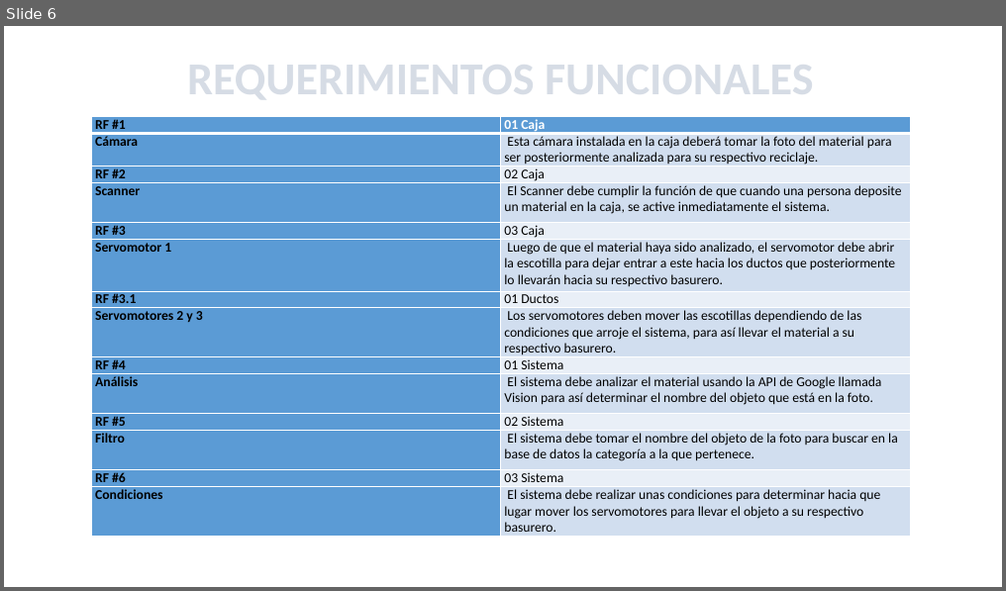
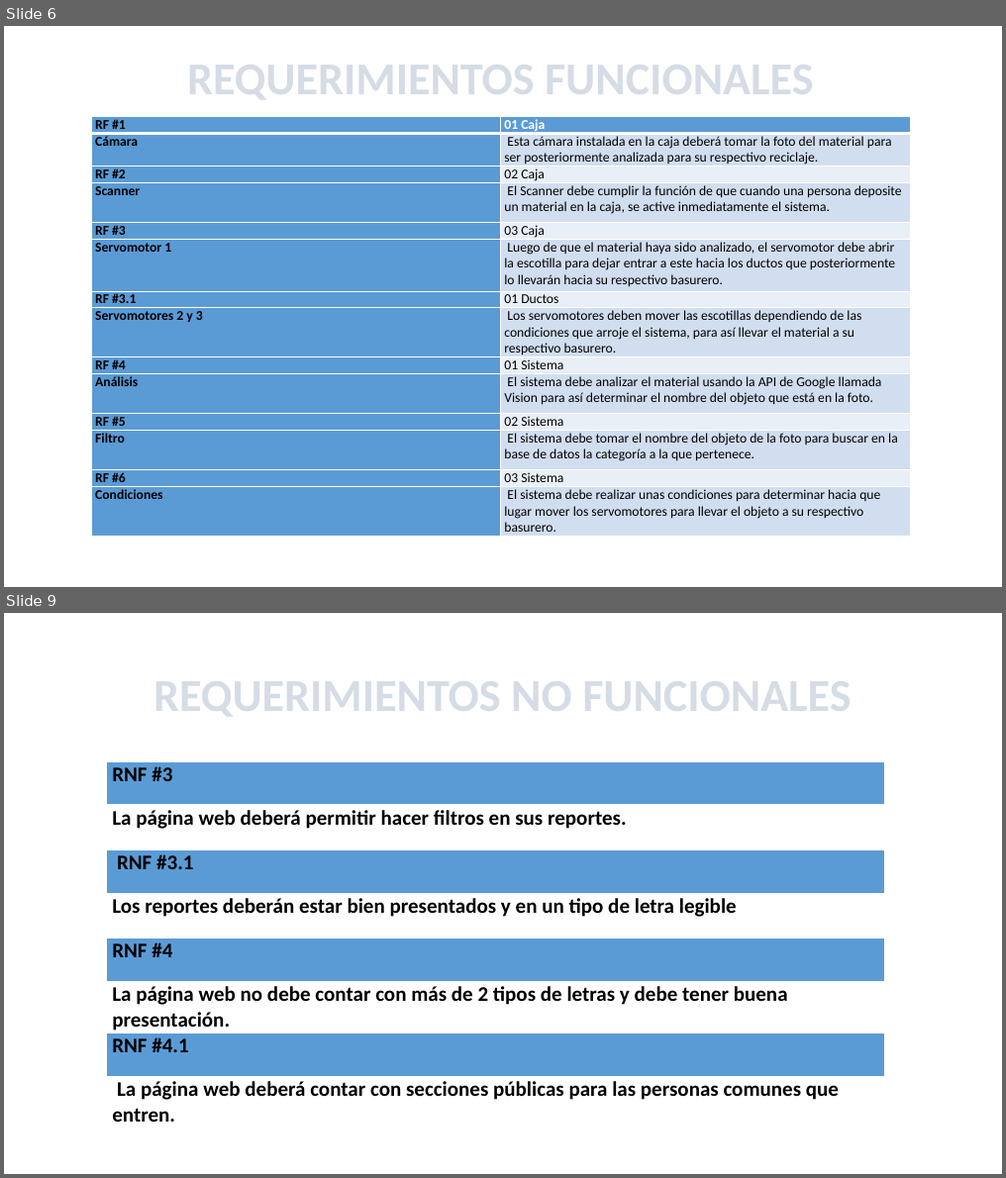
Before and after one commit to Kathar6/A.R.I, a slide deck: Documentos/RECICLAJE INTELIGENTE.pptx. Shown one above the other, each under a label of ours: slide 6 before the commit, slides 6 and 9 after it; the slides between them are not shown. The pictures are 1006x591 and 1006x1178 pixels, drawn with LibreOffice and Linux fonts; fonts in the diff are those of the drawing; background and template pictures are left out. Boxes give left, top, right and bottom in pixels: in the first picture for what was removed or moved away, otherwise in the second. Text is boxed around its words. In the diff, an @@ line names an element or a change of style, - is before the commit and + after.

Commit message:
Presentación con requerimientos actualizados

```diff
--- a/Documentos/RECICLAJE INTELIGENTE.pptx
+++ b/Documentos/RECICLAJE INTELIGENTE.pptx
@@ slide 9 added at bbox=[4, 613, 1002, 1174], background picture (left out) @@
@@ title added at bbox=[153, 681, 850, 716], 44 pt, text pattern #44546A on #D6DCE5, bold @@
+REQUERIMIENTOS NO FUNCIONALES
@@ table added at bbox=[107, 761, 885, 1164], 8 rows, 1 columns @@
+RNF #3
+La página web deberá permitir hacer filtros en sus reportes.
+RNF #3.1
+Los reportes deberán estar bien presentados y en un tipo de letra legible
+RNF #4
+La página web no debe contar con más de 2 tipos de letras y debe tener buena presentación.
+RNF #4.1
+La página web deberá contar con secciones públicas para las personas comunes que entren.
```
Also in this commit, not shown: 2 slides changed.
